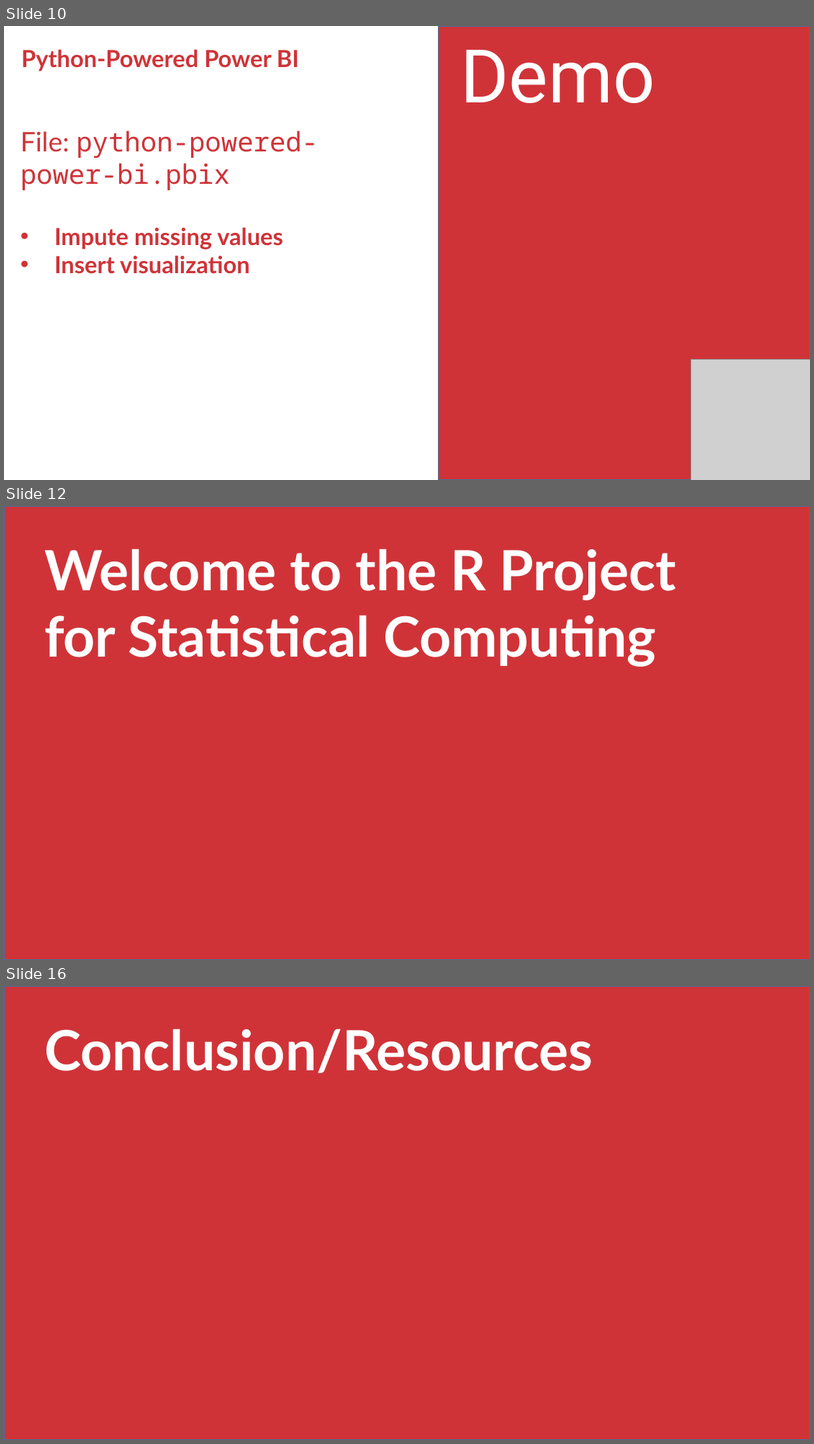
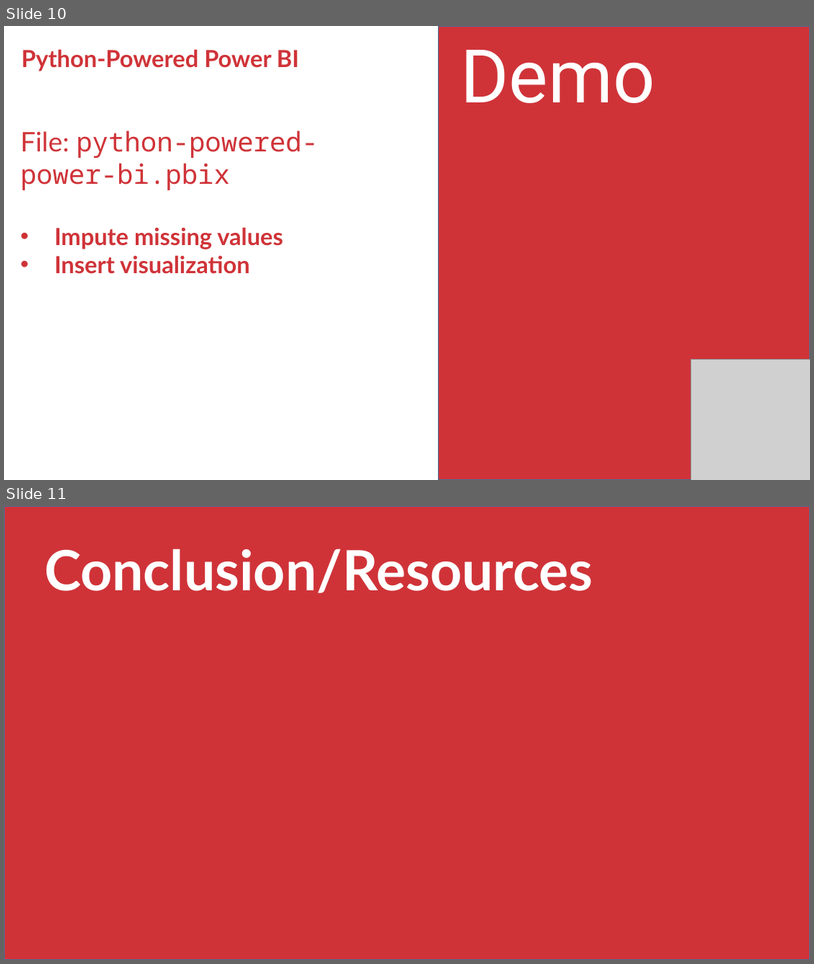
Before and after one commit to stringfestdata/rmb-aina-meetup, a slide deck: rmb-aina-meetup.pptx. Shown one above the other, each under a label of ours: slides 10, 12 and 16 before the commit, slides 10 and 11 after it; the slides between them are not shown. The pictures are 814x1444 and 814x964 pixels, drawn with LibreOffice and Linux fonts; fonts in the diff are those of the drawing; grey boxes stand for pictures. Boxes give left, top, right and bottom in pixels: in the first picture for what was removed or moved away, otherwise in the second. Text is boxed around its words. In the diff, an @@ line names an element or a change of style, - is before the commit and + after.

```diff
--- a/rmb-aina-meetup.pptx
+++ b/rmb-aina-meetup.pptx
@@ slide 12 removed at <box>4,506,810,960</box>, background #FFFFFF @@
@@ rectangle removed at <box>4,506,810,960</box> @@
@@ text removed at <box>44,548,676,667</box> @@
-Welcome to the R Project for Statistical Computing
@@ what was slide 16 is now slide 11 @@
```
Also in this commit, not shown: 2 slides changed, 4 other slides removed, 4 other files.
